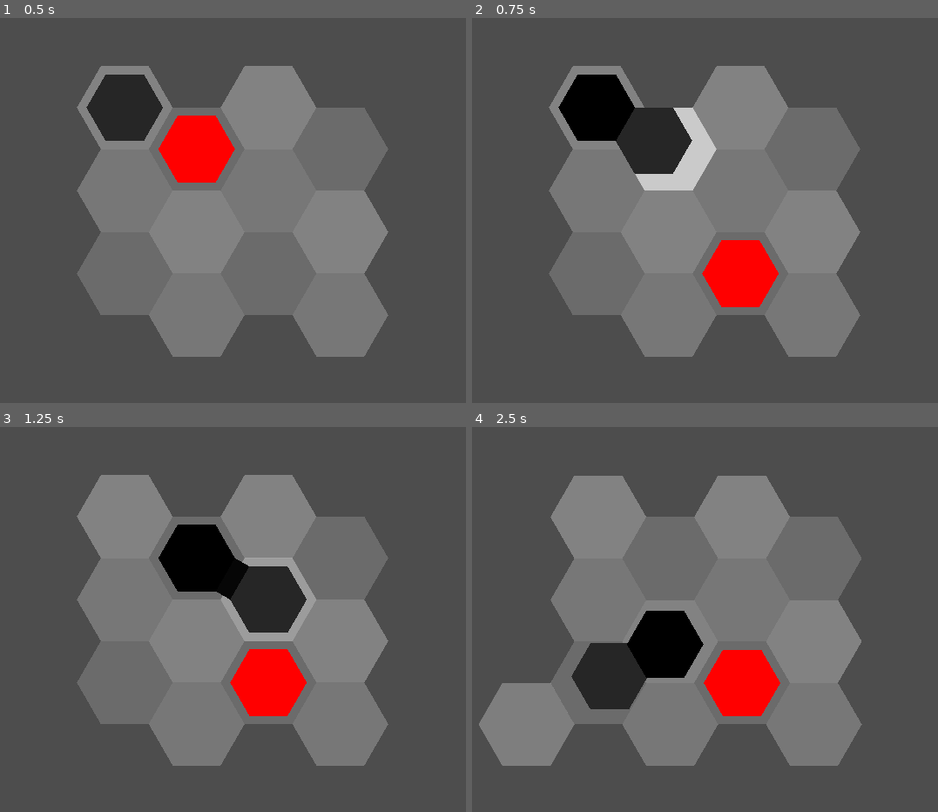
Above: before the commit, frames 1-4 (two rows, left to right).
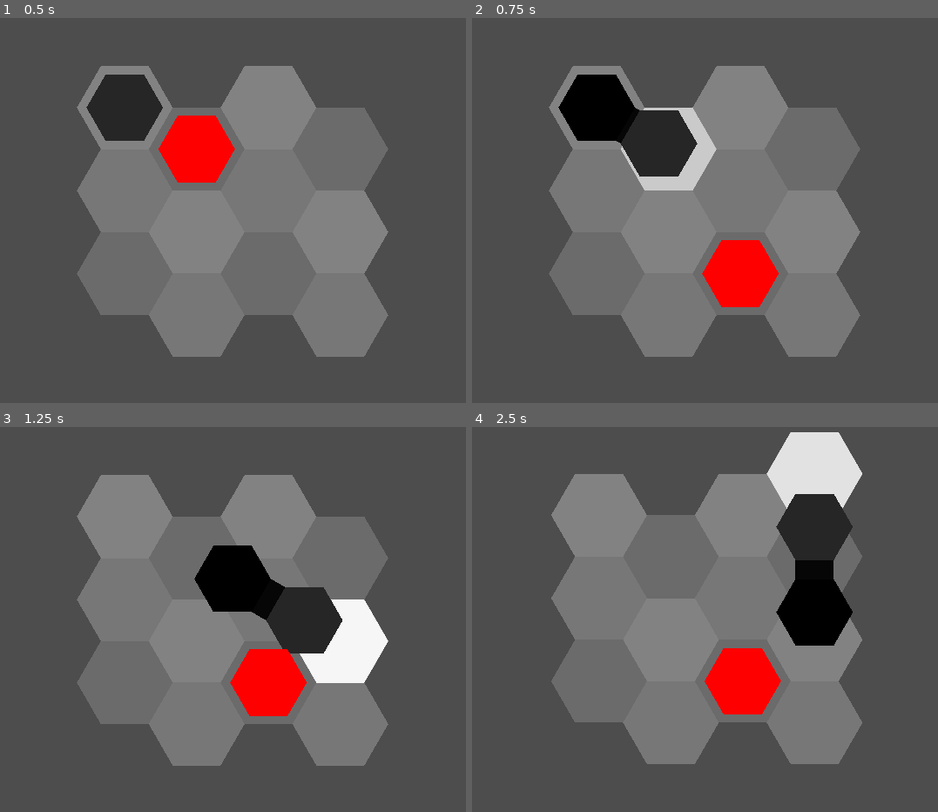
Above: after the commit, the same moments.

Repository: redpebble/sneksagon
Game: Godot game, scene res://scenes/map.tscn
Same seed, same stepped clock (60 frames per second), same inputs: the game is played once before the commit and once after it. Sound files missing from this copy of the repository are replaced by a short silence.
Inputs (mouse positions are in pixels of both pictures, inside the frame that each line leads up to):
- Up to frame 1 (0.5 s): no input
- Up to frame 2 (0.75 s): tap Enter at 0.5 s; move the mouse to (821, 183) at 0.52 s; press the mouse at (821, 183) at 0.53 s; hold D (down-right) from 0.53 s (still down)
- Up to frame 3 (1.25 s): keep holding D (down-right)
- Up to frame 4 (2.5 s): move the mouse to (597, 646) at 1.27 s; release D (down-right) at 1.28 s; release the mouse at (597, 646) at 1.28 s; hold S (down) 1.28-2.03 s; click (597, 646) at 1.35 s; move the mouse to (756, 504) at 2.02 s; press the mouse at (756, 504) at 2.03 s; hold D (down-right) from 2.03 s (still down)

Frame 1 is identical in both runs. In frame 2, 0.5% of the frame differs, in the area x 30-49%, y 23-42%; in frame 3, 7.9%; in frame 4, 16%, in the area x 1-84%, y 1-89%.

Commit message:
Fixed snake collision animation for mouse control
is_moving() now sends a chain of checks down the snake to see if any hexes are moving

Diff:
--- a/scenes/hex/snake_hex.gd
+++ b/scenes/hex/snake_hex.gd
@@ -1,7 +1,7 @@
 class_name SnakeHex
 extends ObjectHex
 
-signal bump_finished
+signal move_finished
 
 @onready var map = get_parent()
 
@@ -22,23 +22,30 @@
 	return super.move(to_coords, duration)
 
 func bump(to_coords : Vector2, amount : float, duration : float):
-	var bump_tween = create_tween().set_trans(Tween.TRANS_SINE)
 	var initial_pos = MapManager.get_hex_world_position(grid_coords)
 	var bump_pos = MapManager.get_hex_world_position(to_coords)
 	var bump_vector = initial_pos.direction_to(bump_pos) * amount
 
-	bump_tween.set_ease(Tween.EASE_IN)
-	bump_tween.tween_property(self, "global_position", initial_pos + bump_vector, duration * 0.5)
-	bump_tween.set_trans(Tween.TRANS_LINEAR)
-	bump_tween.tween_property(self, "global_position", initial_pos - (bump_vector * 0.3), duration * 0.5)
-	bump_tween.set_ease(Tween.EASE_OUT).set_trans(Tween.TRANS_SINE)
-	bump_tween.tween_property(self, "global_position", initial_pos, duration * 0.3)
-	bump_tween.finished.connect(_on_bump_tween_finished)
+	if move_tween:
+		move_tween.kill()
+	move_tween = create_tween().set_trans(Tween.TRANS_SINE).set_ease(Tween.EASE_IN)
+	move_tween.tween_property(self, "global_position", initial_pos + bump_vector, duration * 0.5)
+	move_tween.set_trans(Tween.TRANS_LINEAR)
+	move_tween.tween_property(self, "global_position", initial_pos - (bump_vector * 0.3), duration * 0.5)
+	move_tween.set_trans(Tween.TRANS_CUBIC).set_ease(Tween.EASE_OUT)
+	move_tween.tween_property(self, "global_position", initial_pos, duration * 0.4)
+	move_tween.finished.connect(_on_move_tween_finished)
 
-	var segment_interval := 0.04
-	await get_tree().create_timer(segment_interval).timeout
+	var delay_inteval := 0.04
+	await get_tree().create_timer(delay_inteval).timeout
 	if next_segment:
 		next_segment.bump(grid_coords, amount, duration)
 
-func _on_bump_tween_finished():
-	bump_finished.emit()
+func _on_move_tween_finished():
+	move_finished.emit()
+
+func chain_is_moving() -> bool:
+	var tweening = move_tween and move_tween.is_running()
+	if not tweening and next_segment != null:
+		tweening = next_segment.chain_is_moving()
+	return tweening
--- a/scenes/snake.gd
+++ b/scenes/snake.gd
@@ -31,6 +31,8 @@
 	queue_redraw()
 
 func read_inputs():
+	if is_moving():
+		return
 	if Input.is_action_pressed("lmb"):
 		if move_vector != Vector2.ZERO:
 			var to_coords = MapManager.get_adjacent_hex_coords(head.grid_coords, move_vector)
@@ -88,12 +90,6 @@
 			return a
 	return null
 
-func _on_move_timer_timeout():
-	if not automatic_movement:
-		return
-	var to_coords = MapManager.get_adjacent_hex_coords(head.grid_coords, move_vector)
-	move(to_coords, move_interval)
-
 func update_highlight():
 	var show_highlight : = true
 	var to_coords := Vector2.ZERO
@@ -111,6 +107,12 @@
 
 
 ## TRAVERSAL ##
+func _on_move_timer_timeout():
+	if not automatic_movement:
+		return
+	var to_coords = MapManager.get_adjacent_hex_coords(head.grid_coords, move_vector)
+	move(to_coords, move_interval)
+
 func move(to_coords : Vector2, duration := 0.3) -> void:
 	var alive = handle_collisions(to_coords)
 
@@ -132,8 +134,11 @@
 
 	return not invalid_coords.has(to_coords)
 
-func is_moving():
-	return head and head.move_tween and head.move_tween.is_running()
+func is_moving() -> bool:
+	if head:
+		return head.chain_is_moving()
+	else:
+		return false
 
 func handle_collisions(to_coords : Vector2) -> bool:
 	var alive := true
@@ -152,12 +157,12 @@
 	return alive
 
 func collide(collision_coords : Vector2, duration : float):
-	get_tail().bump_finished.connect(die)
-	head.bump(collision_coords, 50, duration)
+	get_tail().move_finished.connect(die)
+	head.bump(collision_coords, 40, duration * 0.9)
 	collided.emit()
 
 func die():
-	get_tail().bump_finished.disconnect(die)
+	get_tail().move_finished.disconnect(die)
 	move_timer.stop()
 	move_vector = Vector2.ZERO
 	died.emit()
--- a/scenes/snake.tscn
+++ b/scenes/snake.tscn
@@ -5,7 +5,7 @@
 
 [node name="Snake" type="Node2D"]
 script = ExtResource("1_a5f6l")
-automatic_movement = true
+base_move_interval = 0.3
 
 [node name="MoveSFX" type="AudioStreamPlayer2D" parent="."]
 volume_db = -4.0
